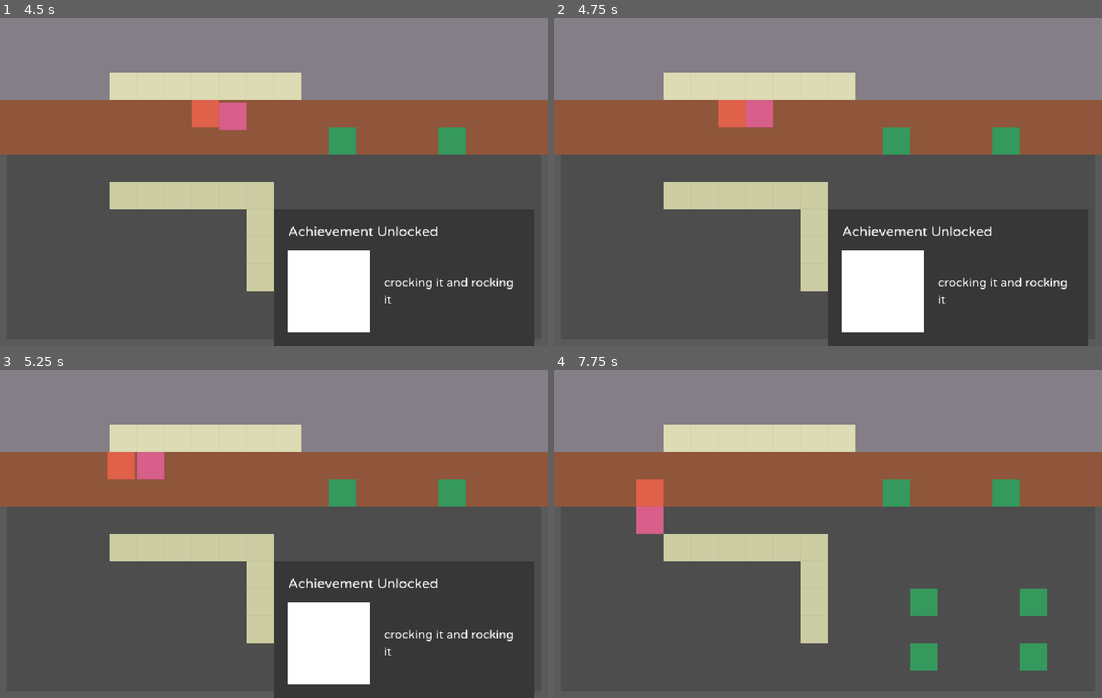
Above: before the commit, frames 1-4 (two rows, left to right).
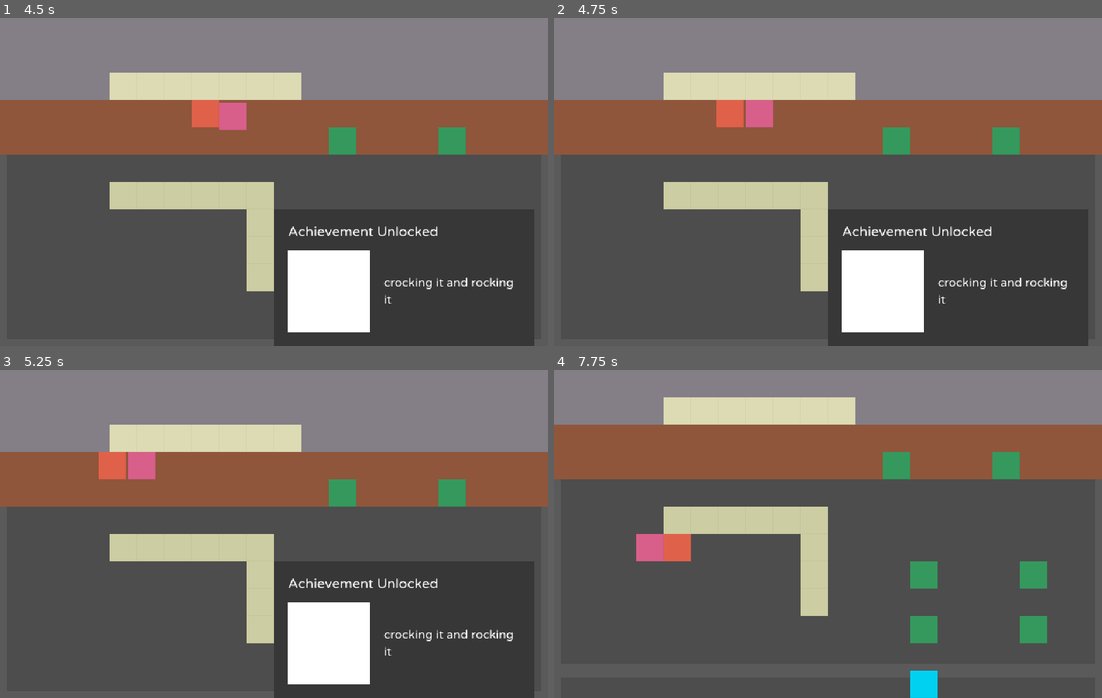
Above: after the commit, the same moments.

Repository: strawstack/MinnHax2023
Game: Godot game, scene res://main_menu.tscn
Two runs of this game, one before a commit and one after it. Both use one fixed random seed, a clock stepped at 60 frames per second and the inputs below.
Inputs:
- Up to frame 1 (4.5 s): click "Start Game" at 0.5 s; tap Enter (action) at 1.25, 1.35, 2.1, 2.75, 2.85, 3.6, 4.35 s; hold Right (right) 1.28-2.03 s; tap Space at 2, 4.25 s; hold Down (down) 2.03-2.78 s; hold Right (right) 2.78-3.53 s; hold Up (up) 3.53-4.28 s; hold Left (left) from 4.28 s (still down)
- Up to frame 2 (4.75 s): keep holding Left (left)
- Up to frame 3 (5.25 s): keep holding Left (left); tap Enter (action) at 5.1 s
- Up to frame 4 (7.75 s): release Left (left) at 5.78 s; hold Down (down) 5.78-6.53 s; tap Enter (action) at 5.85, 6.6, 7.35 s; hold Right (right) 6.53-7.28 s; hold Up (up) from 7.28 s (still down)

Frame 1 is identical in both runs. In frame 2, less than 0.1% of the frame differs, in the area x 29-35%, y 25-34%; in frame 3, 0.4%; in frame 4, 30%, in the area x 0-100%, y 8-100%.

Commit message:
Minor tween fixes

Diff:
--- a/MinnMaxGodot/player.gd
+++ b/MinnMaxGodot/player.gd
@@ -21,28 +21,28 @@
 		Vector2(-1, 0)
 	]
 
-func movingFalse():
+func movingFalse(worldTarget):
+	set_global_position(worldTarget)
 	var state = gc.getState()
 	var curCell = currentCell()
 	if state["active_char"] == charName:
 		tagsNode.triggerEvent(curCell)
 		slip = gc.isIce(curCell)
-
 	gc.setState(func(s): s[charName]["moving"] = false)
 
 func move(targetCell):
 
 	var curCell = currentCell()
 
-	var tween = create_tween()
-	var worldTarget = gc.cellToWorld(targetCell)
-	tween.tween_property(self, "position", worldTarget, 0.2)
-	tween.tween_callback(movingFalse)
-
 	# Announce movement
 	var state = gc.getState()
 	if not state["seperate"] and state["active_char"] == charName:
 		otherCharNode().listenForMovement(curCell)
+
+	var tween = create_tween()
+	var worldTarget = gc.cellToWorld(targetCell)
+	tween.tween_property(self, "position", worldTarget, 0.2)
+	tween.tween_callback(func(): movingFalse(worldTarget))
 
 func listenForMovement(targetCell):
 	gc.setState(func(s): s[charName]["cell"] = targetCell)
@@ -60,14 +60,16 @@
 	var fd = facingLookup[facing]
 	gc.setState(func(s): s[charName]["cell"] = charState["cell"] + fd)
 
-func _process(_delta):
+func _process(delta):
+
+	print("_process(delta)")
 
 	var state = gc.getState()
 	var charState = state[charName]
 
 	if state["ready"]:
 		if (not charState["moving"]) and (not state["event"]):
-			if state["active_char"] == charName and not state[otherCharName()]["moving"]:
+			if state["active_char"] == charName: # and not state[otherCharName()]["moving"]
 
 				if slip:
 					slip = false
@@ -95,6 +97,7 @@
 					elif Input.is_action_pressed("right"):
 						var tc = charState["cell"] + Vector2(1, 0)
 						if gc.inBounds(tc):
+							print("right: ", delta)
 							gc.setState(func(s): s[charName]["cell"] = tc)
 
 					elif Input.is_action_pressed("down"):
@@ -111,4 +114,5 @@
 			var curCell = currentCell()
 			if not (newCell.is_equal_approx(curCell)):
 				gc.setState(func(s): s[charName]["moving"] = true)
+				print("move(newCell)")
 				move(newCell)
